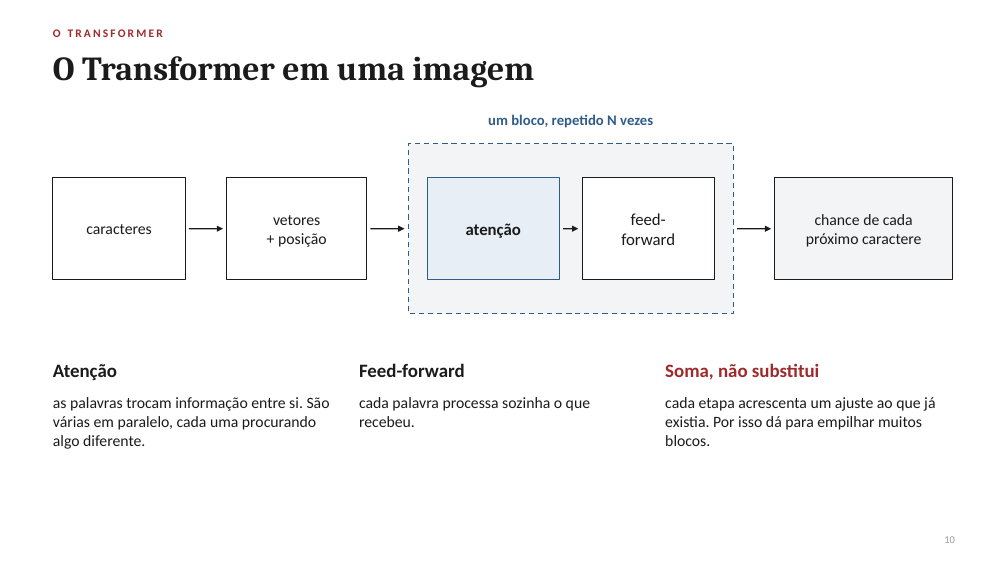
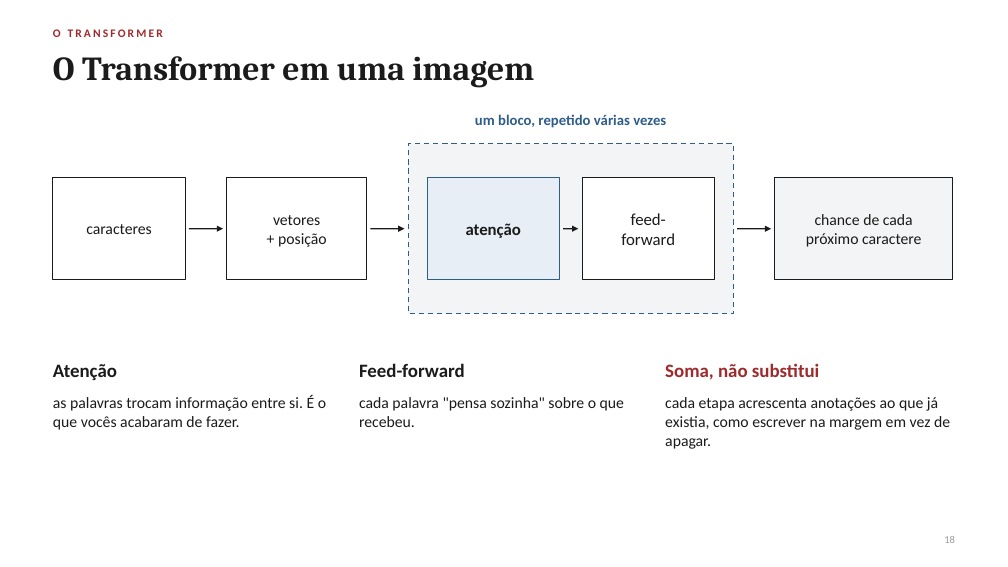
Before and after one commit to giovannibragasv/transformer-do-zero, a slide deck: slide 18 of slides/attention_workshop.pptx (slide 10 before the commit). Drawn at 1008x567 pixels with LibreOffice and Linux fonts; fonts in the diff are those of the drawing. Boxes give left, top, right and bottom in pixels: in the first picture for what was removed or moved away, otherwise in the second. Text is boxed around its words. In the diff, an @@ line names an element or a change of style, - is before the commit and + after.

Commit message:
Exercícios de lacuna, código pesado escondido e slides mais didáticos
- Notebook: atenção feita passo a passo num exemplo de três palavras; exercícios de
  lacuna (___) com a resposta no comentário; células pesadas em formulário do Colab;
  glossário e instruções de uso no topo; controle deslizante de temperatura.
- Slides: 25, com a história desde 2017, o problema das redes recorrentes, a busca
  do YouTube como analogia de Q/K/V, os três passos com os números do notebook e
  por que a atenção mudou tudo. Sem horários na tela.

```diff
--- a/slides/attention_workshop.pptx
+++ b/slides/attention_workshop.pptx
@@ text at [475, 114, 666, 128]: text changed @@
-um bloco, repetido N vezes
+um bloco, repetido várias vezes
@@ text at [53, 395, 326, 430]: text changed @@
-as palavras trocam informação entre si. São várias em paralelo, cada uma procurando algo diferente.
+as palavras trocam informação entre si. É o que vocês acabaram de fazer.
@@ text at [359, 397, 624, 427]: text changed @@
-cada palavra processa sozinha o que recebeu.
+cada palavra "pensa sozinha" sobre o que recebeu.
@@ text at [665, 397, 950, 449]: text changed @@
-cada etapa acrescenta um ajuste ao que já existia. Por isso dá para empilhar muitos blocos.
+cada etapa acrescenta anotações ao que já existia, como escrever na margem em vez de apagar.
```
Also in this commit, not shown: 10 other slides changed, 13 slides added, 4 slides removed, 5 other files.
